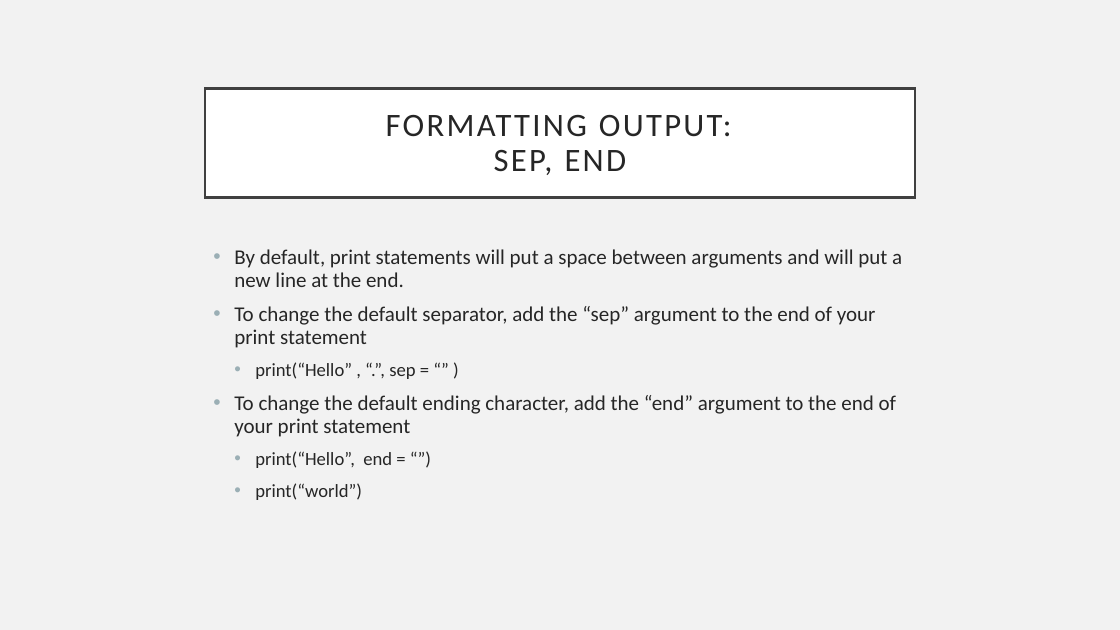
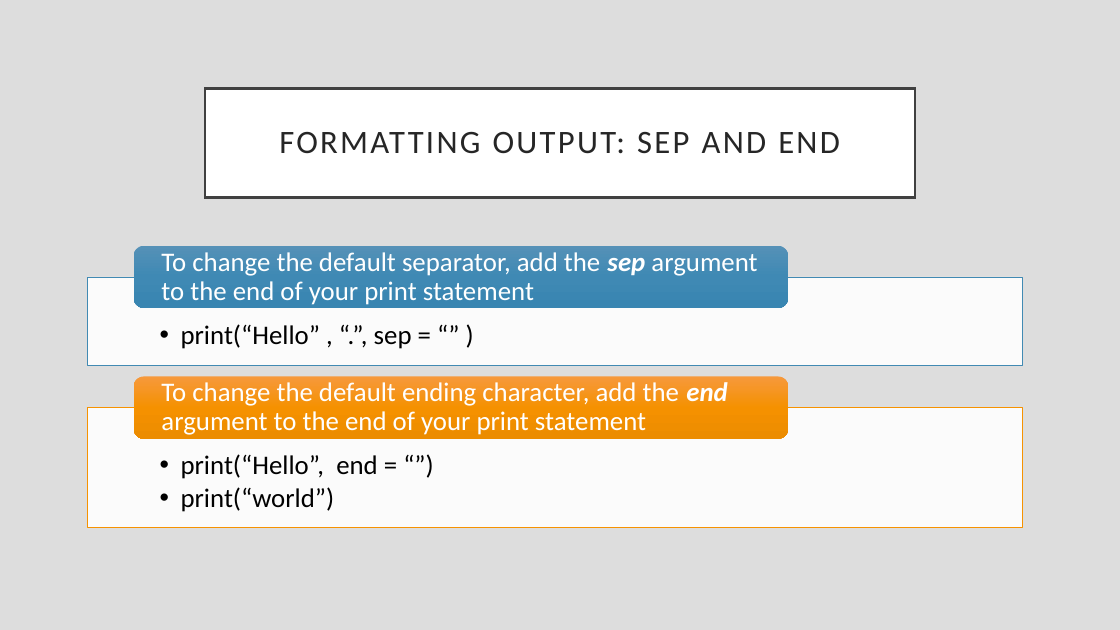
Before and after one commit to rsera/Junior-Knights, a slide deck: slide 24 of Python Day 1 IO.pptx (slide 16 before the commit). Drawn at 1120x630 pixels with LibreOffice and Linux fonts; fonts in the diff are those of the drawing. Boxes give left, top, right and bottom in pixels: in the first picture for what was removed or moved away, otherwise in the second. Text is boxed around its words. In the diff, an @@ line names an element or a change of style, - is before the commit and + after.

```diff
--- a/Python Day 1 IO.pptx
+++ b/Python Day 1 IO.pptx
@@ background #F2F2F2 to #DDDDDD @@
@@ title at bbox=[279, 132, 840, 154]: text changed @@
-FORMATTING OUTPUT:
-SEP, END
+FORMATTING OUTPUT: SEP AND END
@@ text removed at bbox=[234, 249, 902, 500] @@
-• By default, print statements will put a space between arguments and will put a new line at the end.
-• To change the default separator, add the “sep” argument to the end of your print statement
-  • print(“Hello” , “.”, sep = “” )
-• To change the default ending character, add the “end” argument to the end of your print statement
-  • print(“Hello”, end = “”)
-  • print(“world”)
@@ group added at bbox=[87, 245, 1023, 528]: 4 texts, 2 rectangles, 2 rounded rectangles @@
+  • print(“Hello” , “.”, sep = “” )
+To change the default separator, add the sep argument to the end of your print statement
+  • print(“Hello”, end = “”)
+  • print(“world”)
+To change the default ending character, add the end argument to the end of your print statement
```
Also in this commit, not shown: 20 other slides changed, 10 slides added, 4 other files.
